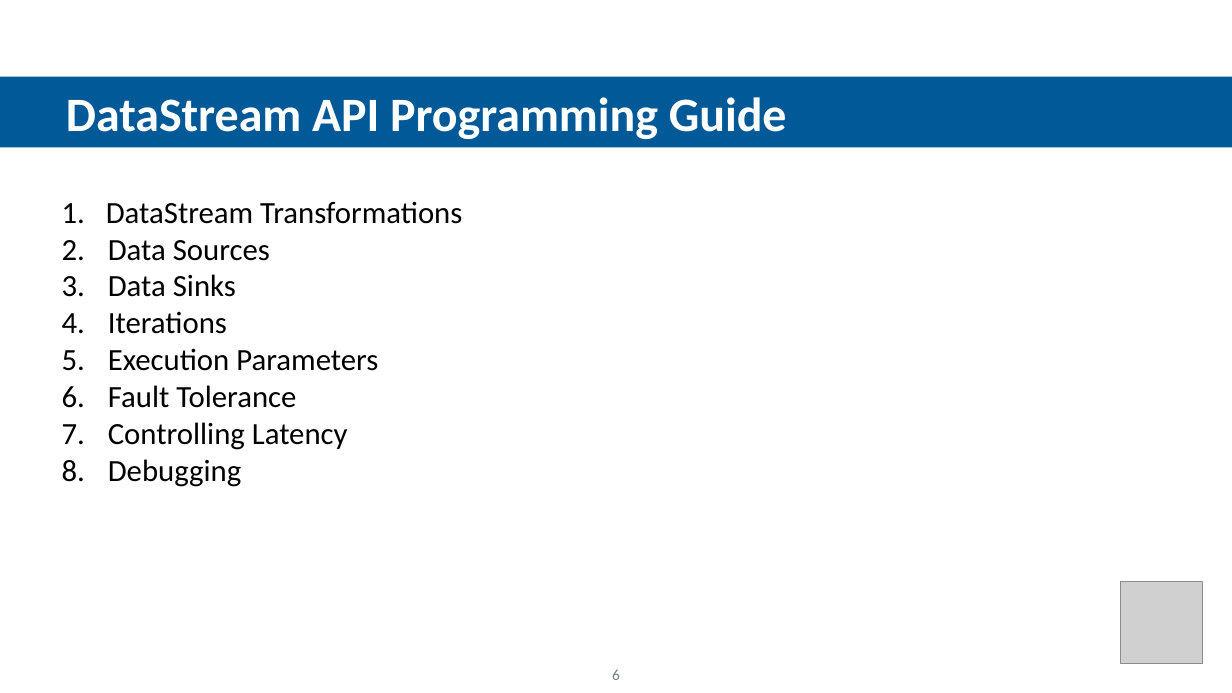
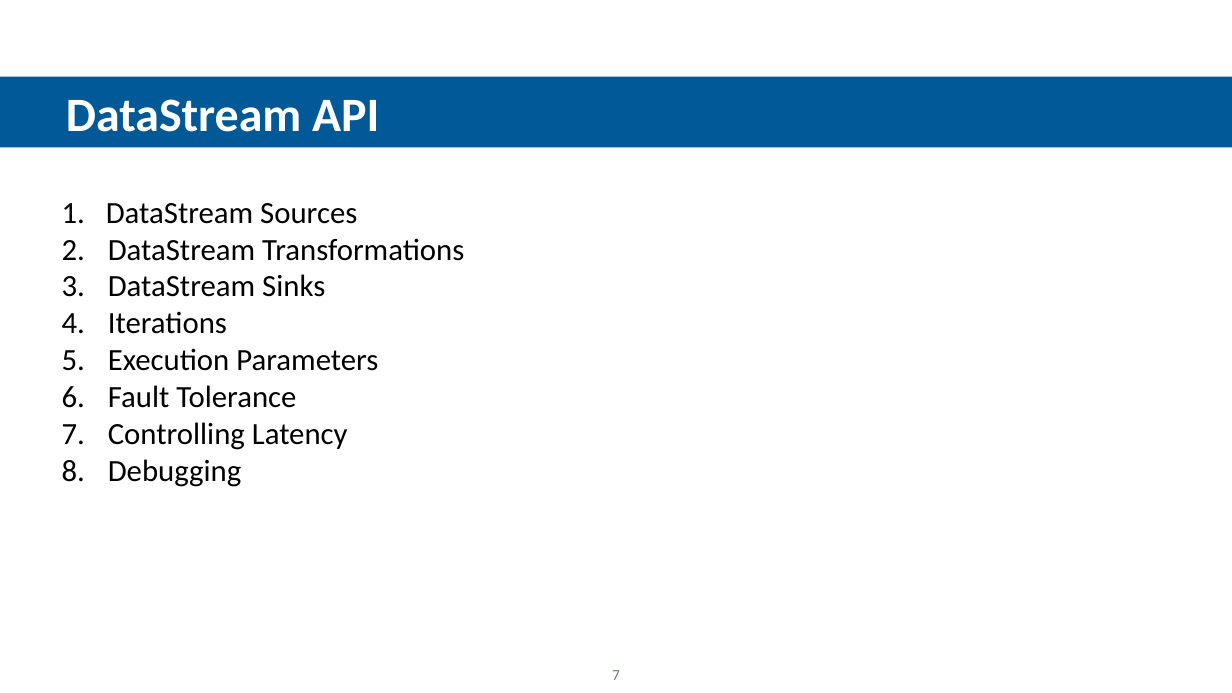
Before and after one commit to feiniaoyuyu/com-my-flink-java, a slide deck: slide 7 of flink introduction.pptx (slide 6 before the commit). Drawn at 1232x693 pixels with LibreOffice and Linux fonts; fonts in the diff are those of the drawing; grey boxes stand for pictures; background and template pictures are left out. Boxes give left, top, right and bottom in pixels: in the first picture for what was removed or moved away, otherwise in the second. Text is boxed around its words. In the diff, an @@ line names an element or a change of style, - is before the commit and + after.

```diff
--- a/flink introduction.pptx
+++ b/flink introduction.pptx
@@ text in rectangle at <box>66,99,379,132</box>: text changed @@
-  DataStream API Programming Guide
+  DataStream API
@@ text at <box>62,203,464,297</box>: text changed @@
-1. DataStream Transformations
-2. Data Sources
-3. Data Sinks
+1. DataStream Sources
+2. DataStream Transformations
+3. DataStream Sinks
@@ picture removed at <box>1121,582,1204,664</box> @@
@@ page number at <box>612,670,620,680</box>: text changed @@
-6
+7
```
Also in this commit, not shown: 16 other slides changed, 10 slides added, 3 slides removed, 37 other files.
